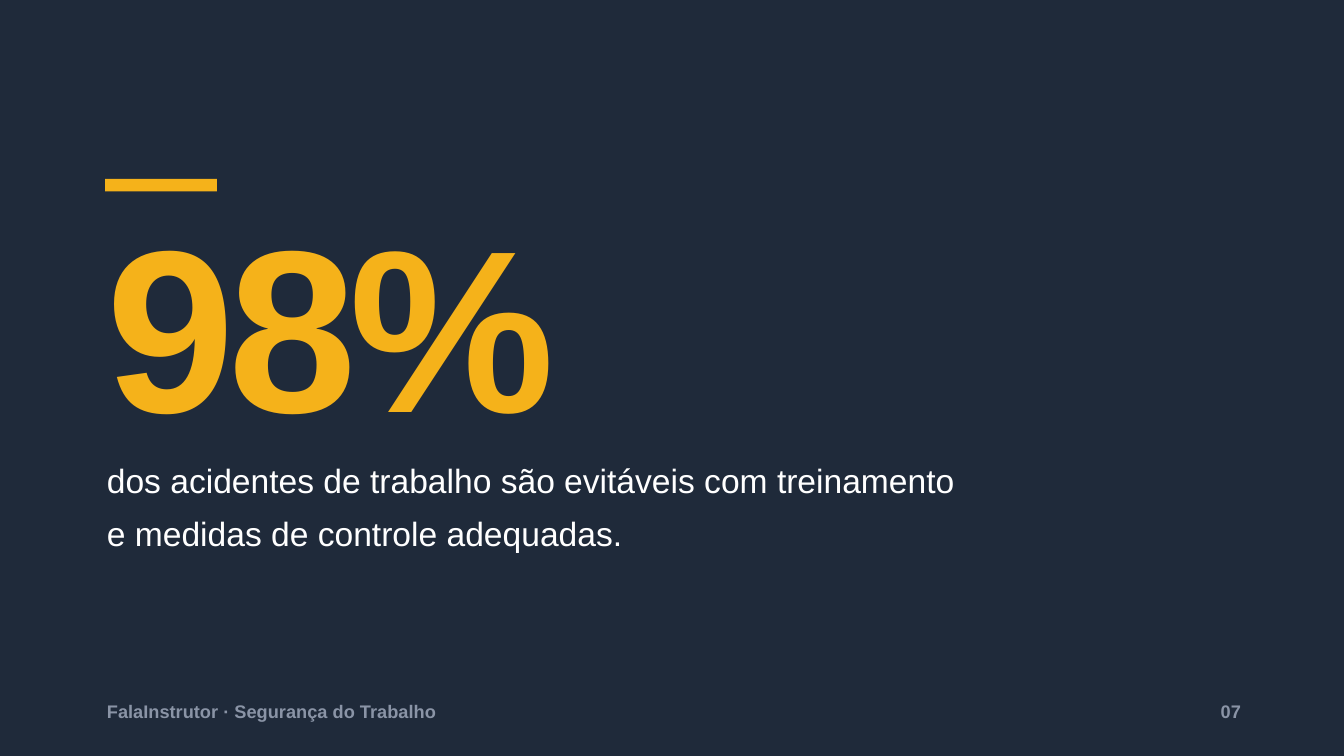
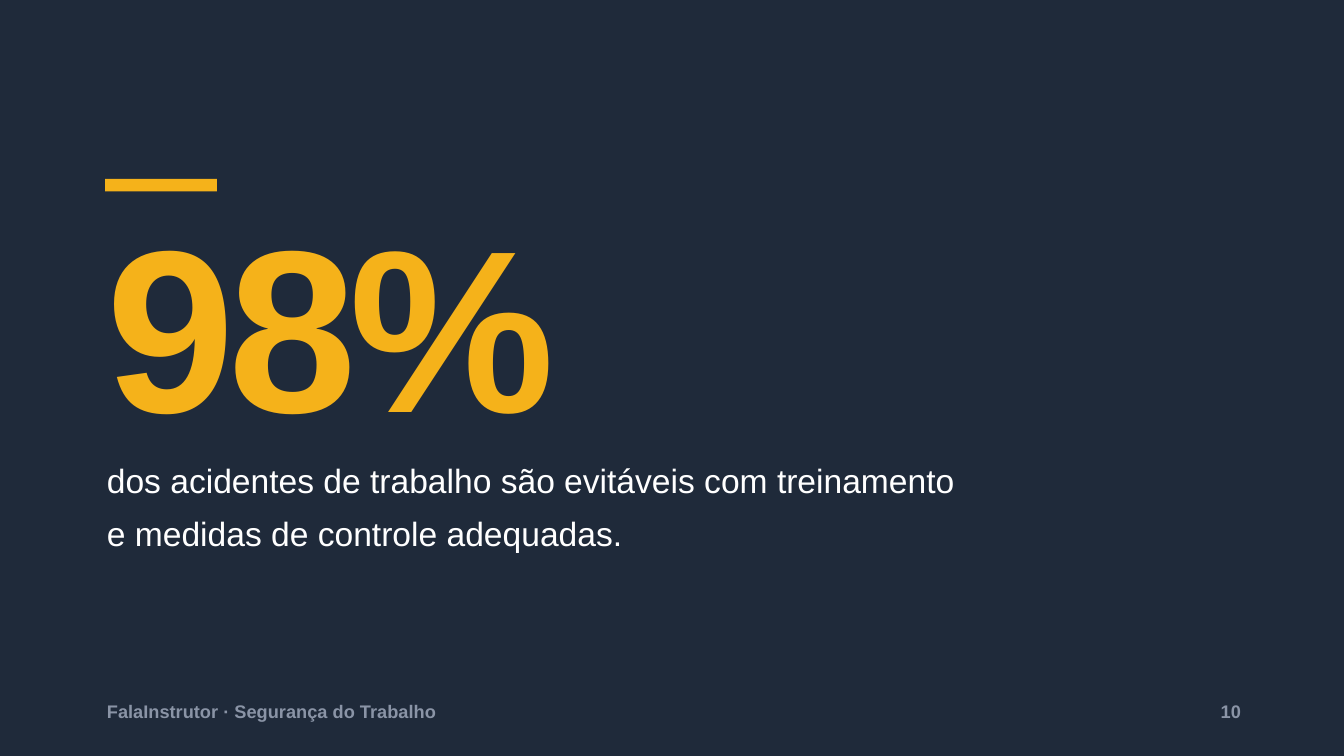
Before and after one commit to Adriano2/FALAINSTRUTOR-UNIFICADO, a slide deck: slide 10 of docs/FalaInstrutor-Pitch.pptx (slide 7 before the commit). Drawn at 1344x756 pixels with LibreOffice and Linux fonts; fonts in the diff are those of the drawing. Boxes give left, top, right and bottom in pixels: in the first picture for what was removed or moved away, otherwise in the second. Text is boxed around its words. In the diff, an @@ line names an element or a change of style, - is before the commit and + after.

```diff
--- a/docs/FalaInstrutor-Pitch.pptx
+++ b/docs/FalaInstrutor-Pitch.pptx
@@ text at box(1221, 705, 1241, 718): text changed @@
-07
+10
```
Also in this commit, not shown: 1 other slide changed, 3 slides added.
